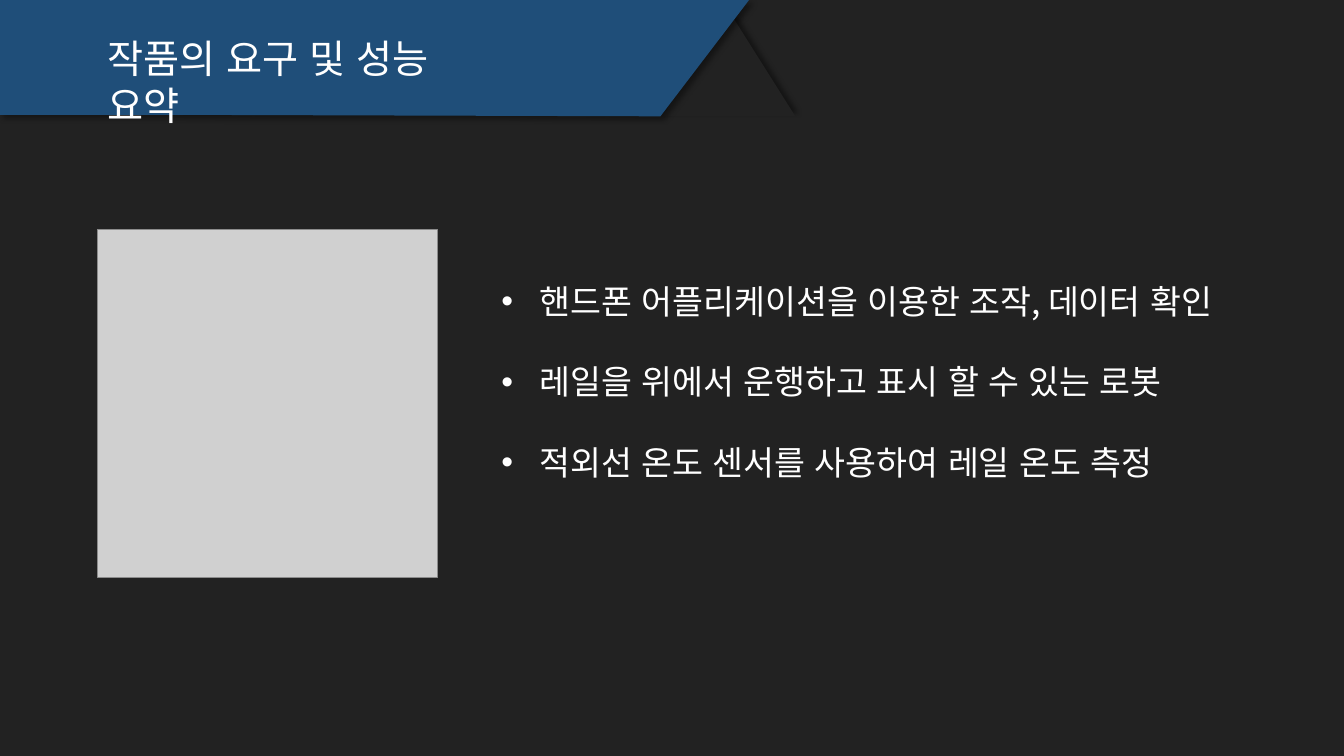
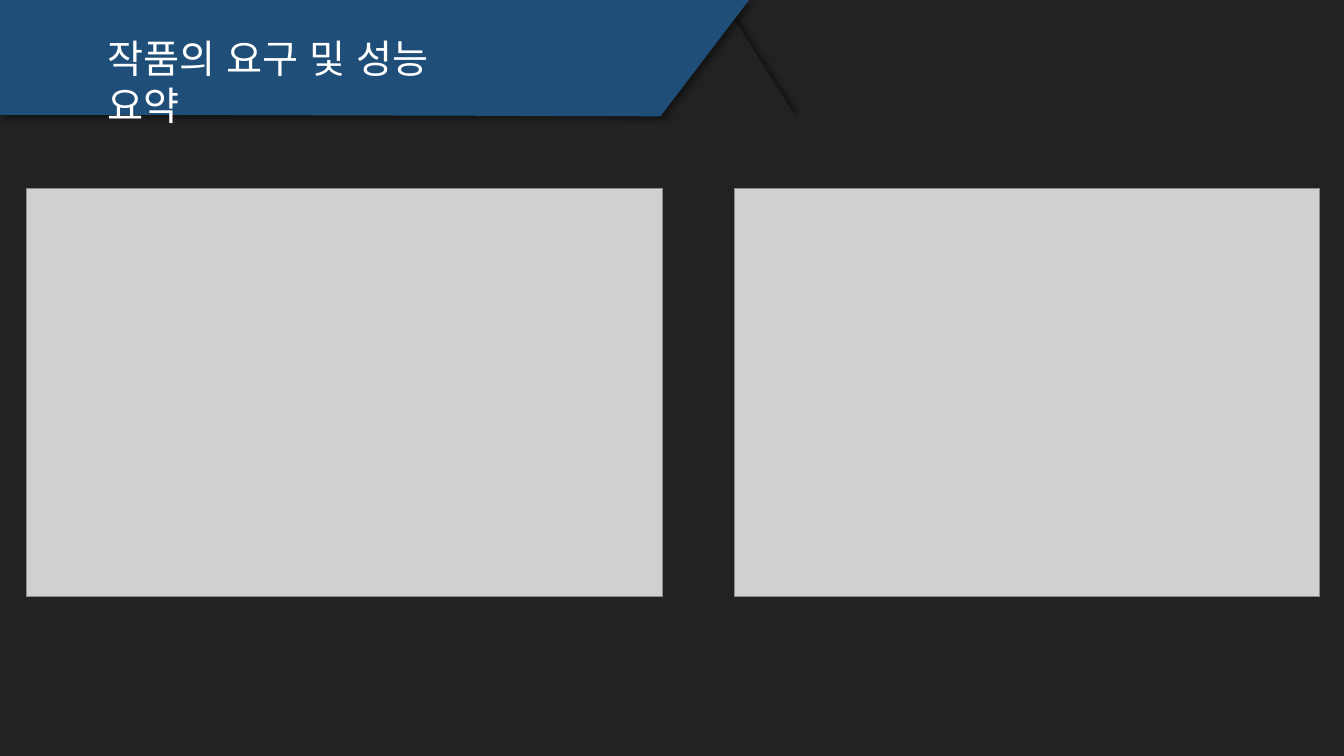
Before and after one commit to TRpop/GoRail, a slide deck: slide 8 of 중간발표/피피티 프로토타입 (미완 월예정).pptx. Drawn at 1344x756 pixels with LibreOffice and Linux fonts; fonts in the diff are those of the drawing; grey boxes stand for pictures. Boxes give left, top, right and bottom in pixels: in the first picture for what was removed or moved away, otherwise in the second. Text is boxed around its words. In the diff, an @@ line names an element or a change of style, - is before the commit and + after.

Commit message:
ppt update

```diff
--- a/중간발표/피피티 프로토타입 (미완 월예정).pptx
+++ b/중간발표/피피티 프로토타입 (미완 월예정).pptx
@@ picture added at (26, 189, 663, 597) @@
@@ picture added at (735, 189, 1320, 597) @@
@@ picture removed at (98, 229, 438, 578) @@
@@ text removed at (539, 286, 1212, 478) @@
-• 핸드폰 어플리케이션을 이용한 조작, 데이터 확인
-• 레일을 위에서 운행하고 표시 할 수 있는 로봇
-• 적외선 온도 센서를 사용하여 레일 온도 측정
```
Also in this commit, not shown: 1 slide added.
